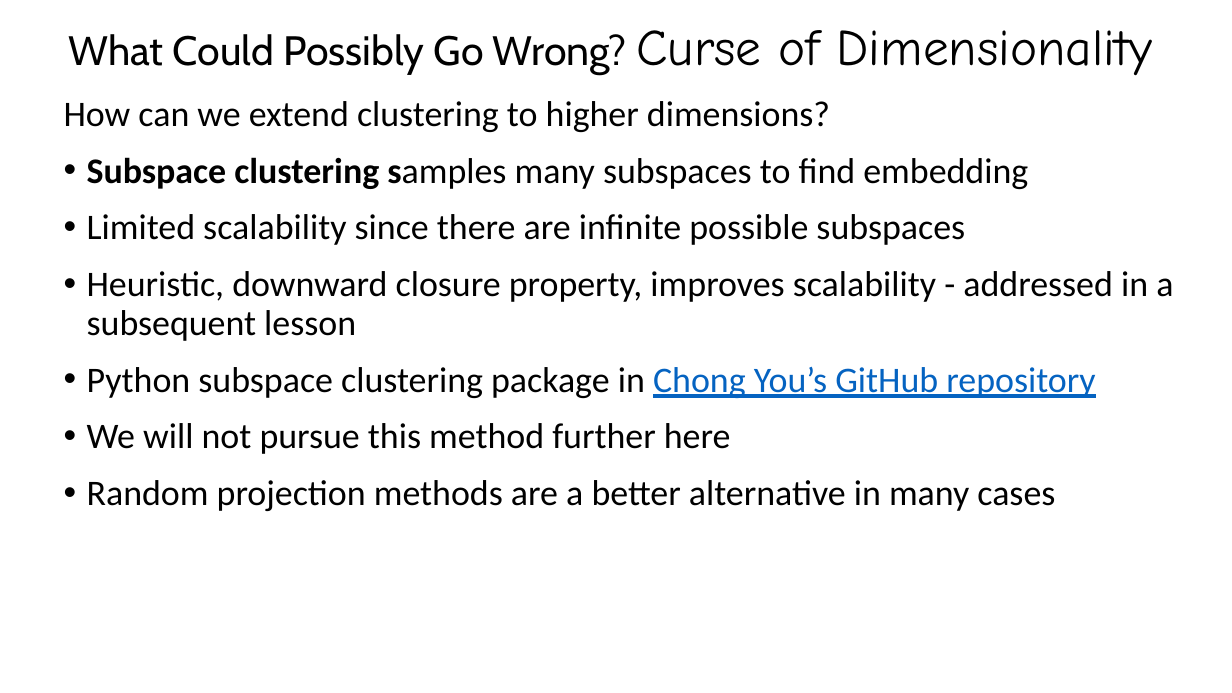
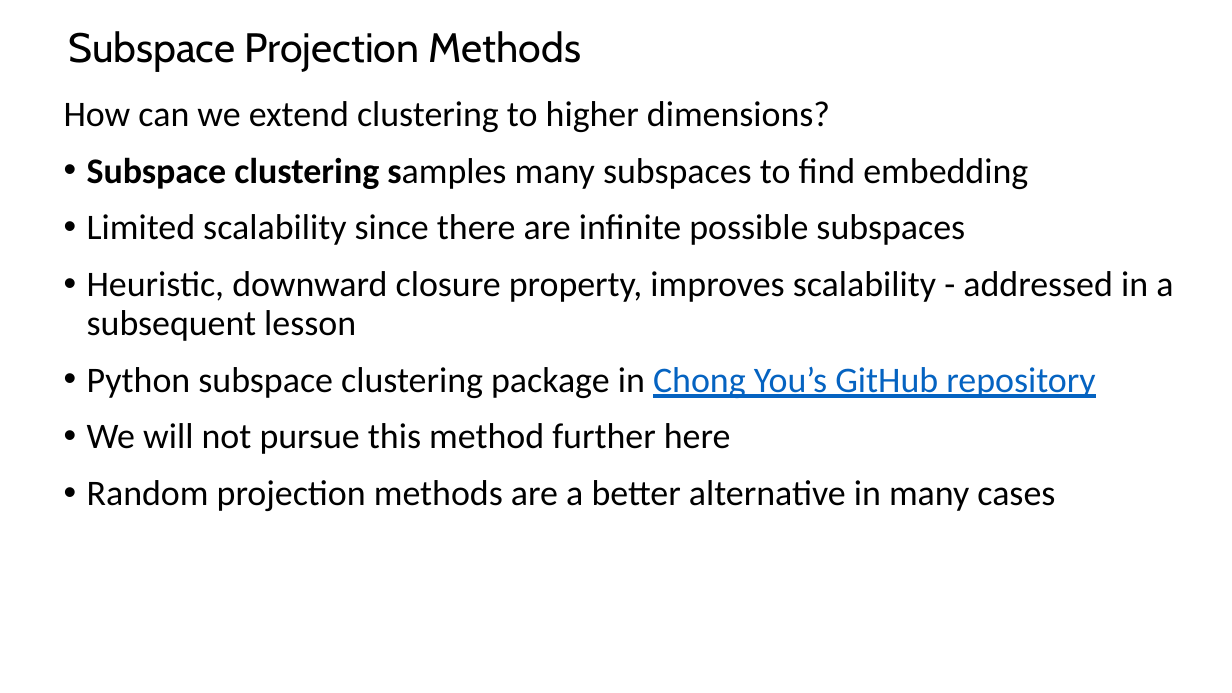
Before and after one commit to StephenElston/CSCI-E-108, a slide deck: slide 16 of slides/10_DimensionalityReduction_Part2.pptx (slide 12 before the commit). Drawn at 1232x693 pixels with LibreOffice and Linux fonts; fonts in the diff are those of the drawing. Boxes give left, top, right and bottom in pixels: in the first picture for what was removed or moved away, otherwise in the second. Text is boxed around its words. In the diff, an @@ line names an element or a change of style, - is before the commit and + after.

```diff
--- a/slides/10_DimensionalityReduction_Part2.pptx
+++ b/slides/10_DimensionalityReduction_Part2.pptx
@@ title at (x1=68, y1=31, x2=581, y2=72): text changed @@
-What Could Possibly Go Wrong? Curse of Dimensionality
+Subspace Projection Methods
```
Also in this commit, not shown: 7 other slides changed, 6 slides added.
